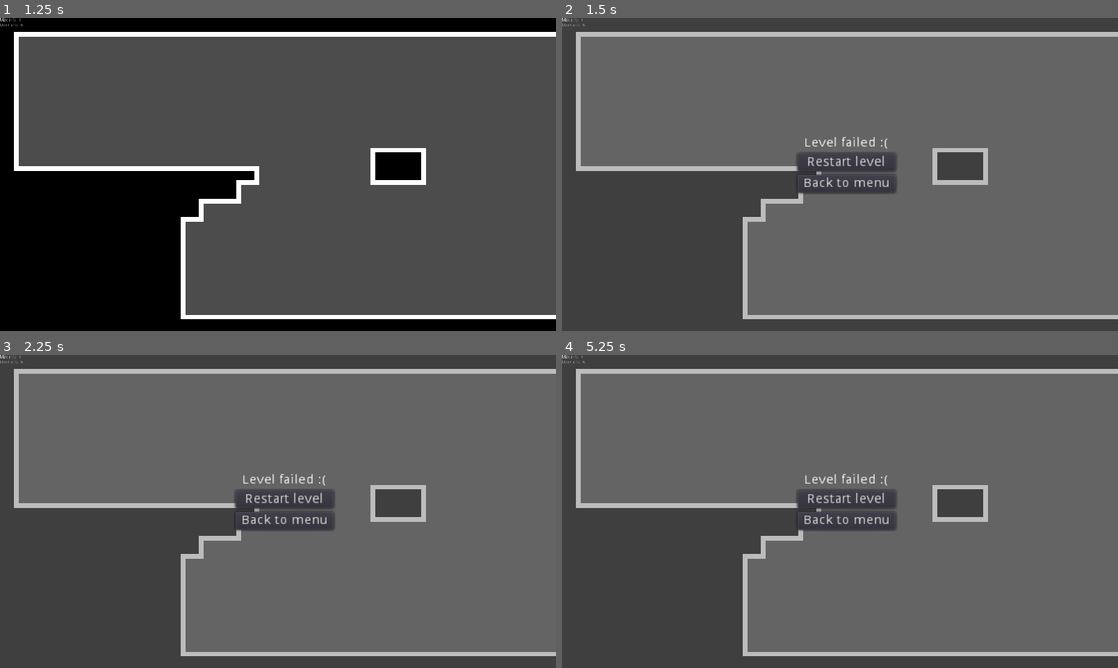
Above: before the commit, frames 1-4 (two rows, left to right).
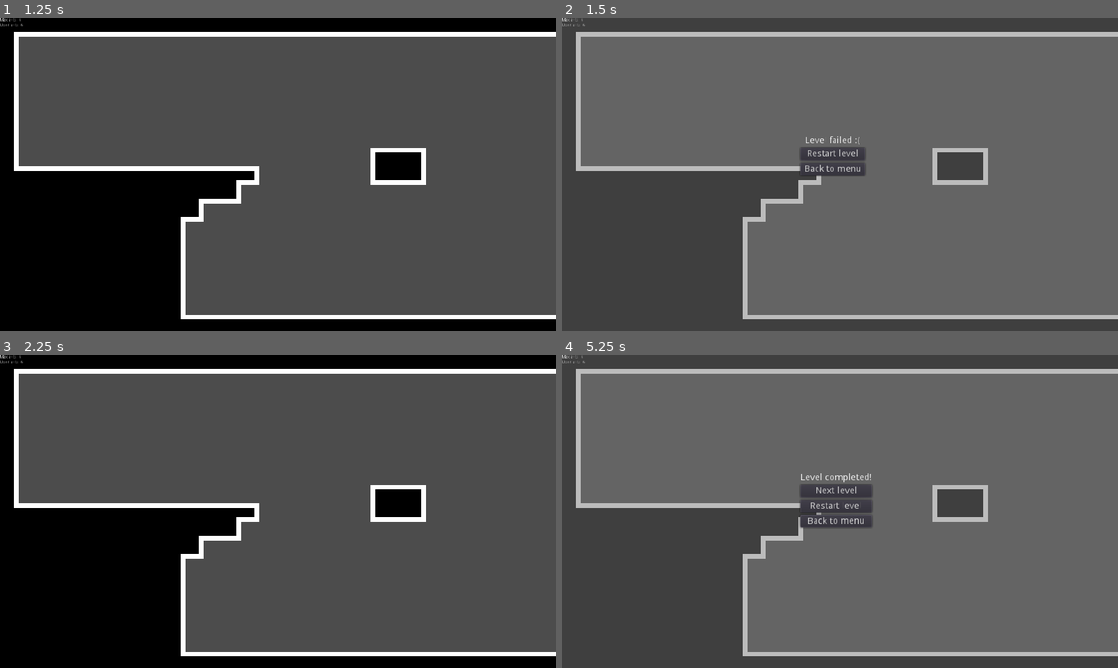
Above: after the commit, the same moments.

Repository: gramozilho/StaySafeJam
Game: Godot game, scene res://Scenes/Level 1.tscn
The game is run twice, just before and just after one commit, with the same random seed, the same clock (stepped at 60 frames per second) and the same inputs.
Inputs (mouse positions are in pixels of both pictures, inside the frame that each line leads up to):
- Up to frame 1 (1.25 s): tap Enter at 0.5 s; move the mouse to (400, 158) at 0.52 s; hold D (move_right) from 0.53 s (still down); tap F (freeze_ant) at 0.6 s; click (400, 158) at 0.67 s; tap Space (move_jump) at 0.77 s
- Up to frame 2 (1.5 s): keep holding D (move_right); move the mouse to (728, 190) at 1.27 s; tap 3 (trigger_lose) at 1.35 s; click (728, 190) at 1.42 s
- Up to frame 3 (2.25 s): tap Space (move_jump) at 1.52 s; release D (move_right) at 2 s; click "Restart level" at 2 s
- Up to frame 4 (5.25 s): click (845, 520) at 2.75 s, where only the run before the commit has a clickable "Back to menu"; click (845, 498) at 3.5 s, where only the run before the commit has a clickable "Restart level"; click (845, 498) at 4.25 s, where only the run before the commit has a clickable "Restart level"; tap Space (move_jump) at 5 s; move the mouse to (895, 442) at 5.02 s; hold A (move_left) from 5.03 s (still down); tap 2 (trigger_win) at 5.1 s; click (895, 442) at 5.17 s

Frame 1 is identical in both runs. In frame 2, 2.0% of the frame differs, in the area x 42-61%, y 37-57%; in frame 3, 32%, in the area x 0-100%, y 0-100%; in frame 4, 1.6%.
Error after the commit: Attempt to call function 'free' in base 'previously freed instance' on a null instance. (res://Objects/MenuHandler.gd:68)

Commit message:
merged GUI and MapHandler scenes

Diff:
--- a/Objects/MenuHandler.gd
+++ b/Objects/MenuHandler.gd
@@ -20,7 +20,7 @@
 	current_scene = root.get_child(root.get_child_count() - 1)
 
 
-func _process(delta):
+func _process(delta : float) -> void:
 	# keeping the menu handling here for now to keep my work on separate scenes
 	if can_open_menu:
 		if Input.is_action_just_pressed("toggle_menu"): # later add check to assure not on title screen
@@ -30,15 +30,10 @@
 		if Input.is_action_just_pressed("trigger_lose"):
 			lose_screen()
 
-func _unhandled_input(event):
-	if event is InputEventMouseButton:
-		if event.button_index == BUTTON_LEFT:
-			if event.pressed:
-				print("Left button was clicked at ", event.position)
-			else:
-				print("Left button was released")
-		if event.button_index == BUTTON_WHEEL_DOWN:
-			print("Wheel down")
+	# Update GUI
+	$GUI/VBoxContainer/MaximumAntsLabel.text = "Max ants: "+ var2str(AntManager.max_ants)
+	$GUI/VBoxContainer/AntsLabel.text = "Used ants: "+ var2str(AntManager.amount_of_ants)
+	pass
 
 func menu_transition(turn_on):
 	menu_on = turn_on
@@ -48,6 +43,7 @@
 func reset_menus():
 	self.menu_on = false
 	$EndScreen.visible = false
+	$GUI.visible = true
 	can_open_menu = true
 
 
@@ -64,6 +60,8 @@
 func goto_scene(path):
 	call_deferred("_deferred_goto_scene", path)
 	reset_menus()
+	if path == path_titlescreen:
+		$GUI.visible = false
 
 
 func _deferred_goto_scene(path):
--- a/Objects/MenuHandler.tscn
+++ b/Objects/MenuHandler.tscn
@@ -7,6 +7,10 @@
 script = ExtResource( 2 )
 
 [node name="GameMenu" type="Control" parent="."]
+margin_left = 1303.82
+margin_top = -5.30005
+margin_right = 1303.82
+margin_bottom = -5.30005
 __meta__ = {
 "_edit_use_anchors_": false
 }
@@ -18,11 +22,11 @@
 offset = Vector2( 32, 32 )
 
 [node name="VBoxContainer" type="VBoxContainer" parent="GameMenu"]
-margin_left = 127.202
-margin_top = 87.451
-margin_right = 242.202
-margin_bottom = 149.451
-rect_scale = Vector2( 3.04454, 4.51034 )
+margin_left = 196.103
+margin_top = 188.152
+margin_right = 311.103
+margin_bottom = 250.152
+rect_scale = Vector2( 1.96761, 2.28445 )
 __meta__ = {
 "_edit_use_anchors_": false
 }
@@ -64,11 +68,11 @@
 offset = Vector2( 32, 32 )
 
 [node name="VBoxContainer" type="VBoxContainer" parent="EndScreen"]
-margin_left = 813.163
-margin_top = 411.365
-margin_right = 866.163
-margin_bottom = 451.365
-rect_scale = Vector2( 3.38492, 3.09381 )
+margin_left = 823.763
+margin_top = 408.715
+margin_right = 923.763
+margin_bottom = 494.715
+rect_scale = Vector2( 2.22219, 2.16546 )
 __meta__ = {
 "_edit_use_anchors_": false
 }
@@ -99,6 +103,26 @@
 __meta__ = {
 "_edit_use_anchors_": false
 }
+
+[node name="GUI" type="Control" parent="."]
+margin_right = 40.0
+margin_bottom = 40.0
+__meta__ = {
+"_edit_use_anchors_": false
+}
+
+[node name="VBoxContainer" type="VBoxContainer" parent="GUI"]
+margin_right = 40.0
+margin_bottom = 40.0
+
+[node name="MaximumAntsLabel" type="Label" parent="GUI/VBoxContainer"]
+margin_right = 40.0
+margin_bottom = 14.0
+
+[node name="AntsLabel" type="Label" parent="GUI/VBoxContainer"]
+margin_top = 18.0
+margin_right = 40.0
+margin_bottom = 32.0
 [connection signal="pressed" from="GameMenu/VBoxContainer/Restart" to="." method="_on_Restart_pressed"]
 [connection signal="pressed" from="GameMenu/VBoxContainer/BackToMenu" to="." method="_on_BackToMenu_pressed"]
 [connection signal="pressed" from="EndScreen/VBoxContainer/Next" to="." method="_on_Next_pressed"]
--- a/Scenes/Level 1.tscn
+++ b/Scenes/Level 1.tscn
@@ -28,10 +28,3 @@
 cell_size = Vector2( 16, 16 )
 format = 1
 tile_data = PoolIntArray( -1, 0, 0, -65536, 0, 1, -65535, 0, 1, -65534, 0, 1, -65533, 0, 1, -65532, 0, 1, -65531, 0, 1, …(6644 unchanged characters)…
-
-[node name="Control" type="Control" parent="."]
-margin_right = 40.0
-margin_bottom = 40.0
-__meta__ = {
-"_edit_use_anchors_": false
-}
--- a/Scenes/TitleMenu.tscn
+++ b/Scenes/TitleMenu.tscn
@@ -12,17 +12,17 @@
 }
 
 [node name="Bg" type="Sprite" parent="."]
-modulate = Color( 0.12549, 0.564706, 0, 0.521569 )
+modulate = Color( 0.454902, 0.670588, 0.392157, 0.521569 )
 scale = Vector2( 29.913, 16.8217 )
 texture = ExtResource( 2 )
 offset = Vector2( 32, 32 )
 
 [node name="VBoxContainer" type="VBoxContainer" parent="."]
-margin_left = 813.559
-margin_top = 392.205
-margin_right = 890.559
-margin_bottom = 478.205
-rect_scale = Vector2( 3.1064, 3.32861 )
+margin_left = 845.359
+margin_top = 424.005
+margin_right = 922.359
+margin_bottom = 510.005
+rect_scale = Vector2( 1.91773, 2.02864 )
 __meta__ = {
 "_edit_use_anchors_": false
 }
--- a/project.godot
+++ b/project.godot
@@ -28,7 +28,6 @@
 
 Shortcuts="*res://Globals/Shortcuts.gd"
 AntManager="*res://Globals/AntManager.tscn"
-Gui="*res://Objects/GUI.tscn"
 MenuHandler="*res://Objects/MenuHandler.tscn"
 
 [display]
